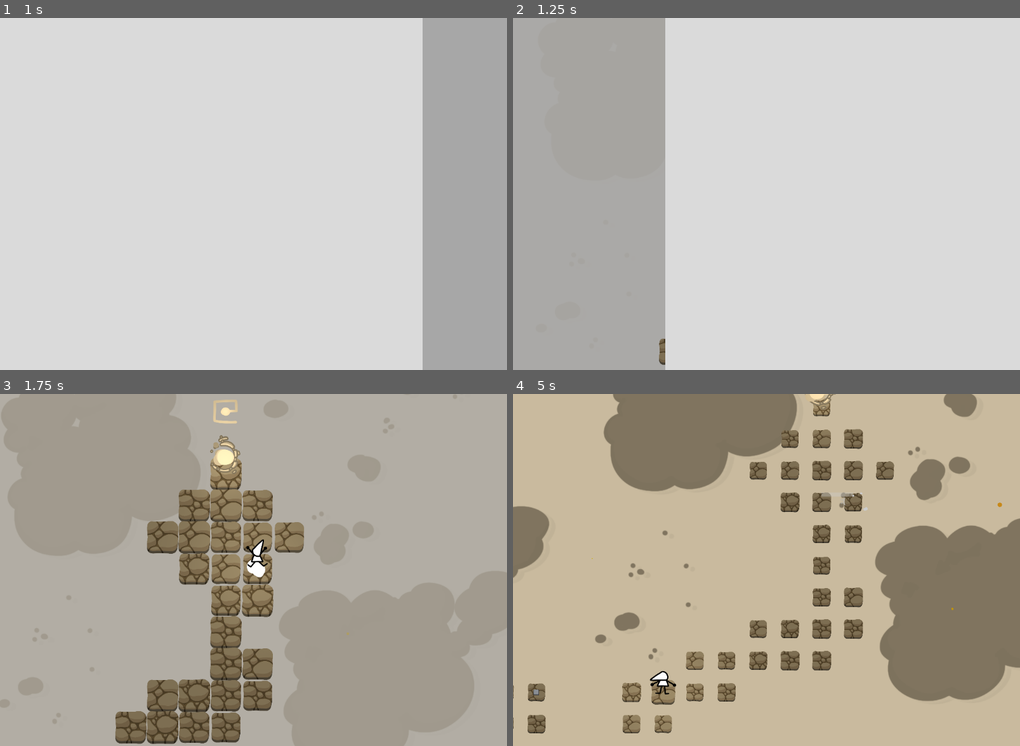
Above: before the commit, frames 1-4 (two rows, left to right).
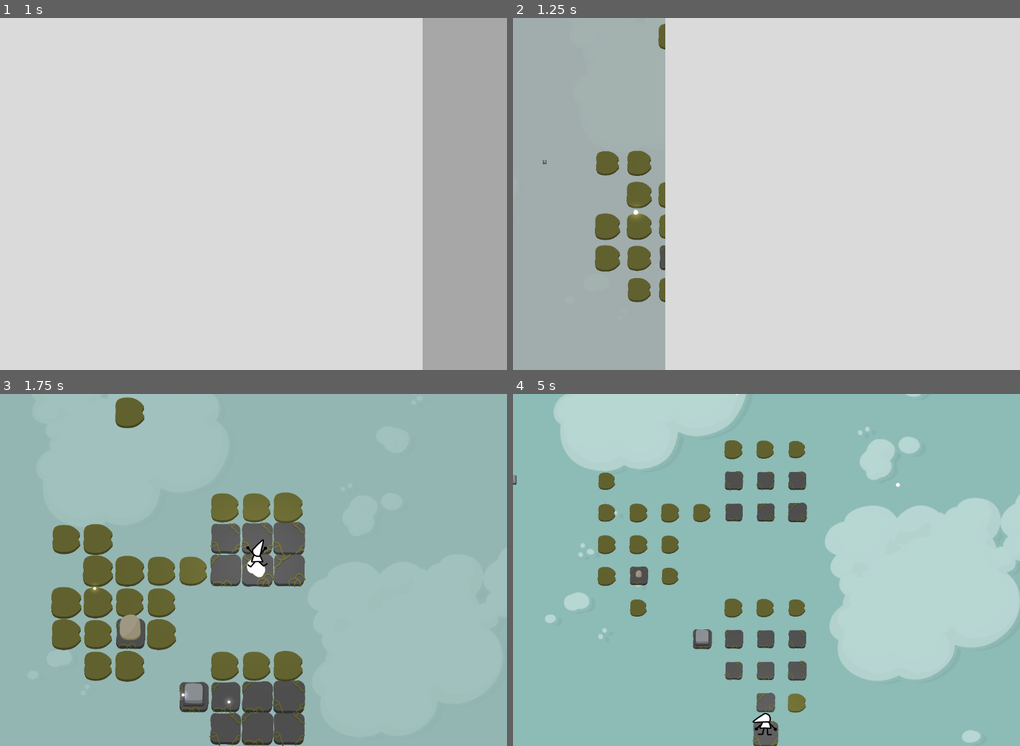
Above: after the commit, the same moments.

Repository: aznoqmous/gameoff-2024
Game: Godot game, scene res://scenes/main.tscn
Two runs of this game, one before a commit and one after it. Both use one fixed random seed, a clock stepped at 60 frames per second and the inputs below.
Inputs (mouse positions are in pixels of both pictures, inside the frame that each line leads up to):
- Up to frame 1 (1 s): click "PLAY" at 0.5 s
- Up to frame 2 (1.25 s): no input
- Up to frame 3 (1.75 s): move the mouse to (365, 552) at 1.27 s; hold Right (MoveRight) from 1.28 s (still down); tap Space (SwitchMode) at 1.35 s; click (365, 552) at 1.42 s
- Up to frame 4 (5 s): move the mouse to (665, 587) at 2.02 s; release Right (MoveRight) at 2.03 s; hold Down (MoveDown) 2.03-2.78 s; tap Space (SwitchMode) every 0.75 s from 2.1 to 4.35 s; move the mouse to (817, 492) at 2.77 s; hold Right (MoveRight) 2.78-3.53 s; move the mouse to (741, 640) at 3.52 s; hold Up (MoveUp) 3.53-4.28 s; click (741, 640) at 3.67 s; move the mouse to (918, 622) at 4.27 s; hold Left (MoveLeft) from 4.28 s (still down); tap R (Reset) at 4.9 s

Frame 1 is identical in both runs. In frame 2, 2.9% of the frame differs, in the area x 5-31%, y 1-99%; in frame 3, 98%; in frame 4, 100%, in the area x 0-100%, y 0-100%.

Commit message:
added end spell + fixed lilipads reset

Diff:
--- a/scenes/game.tscn
+++ b/scenes/game.tscn
@@ -6,7 +6,6 @@
 [ext_resource type="Script" path="res://scripts/managers/audio_manager.gd" id="2_8fmnl"]
 [ext_resource type="TileSet" uid="uid://bovlkgk6cwuhx" path="res://resources/tilemaps/game.tres" id="2_4554k"]
 [ext_resource type="PackedScene" uid="uid://dck8r017nkhwg" path="res://scenes/uis/settings_menu.tscn" id="2_exl6d"]
-[ext_resource type="PackedScene" uid="uid://dhgprbkhapw2i" path="res://scenes/items/button.tscn" id="5_3j3c6"]
 [ext_resource type="PackedScene" uid="uid://mous3wbqqboo" path="res://scenes/environments/parallax_background.tscn" id="5_6jx2f"]
 [ext_resource type="PackedScene" uid="uid://44ius7w12rme" path="res://scenes/levels/nature/level_nature_teacher.tscn" id="10_pwtql"]
 [ext_resource type="Texture2D" uid="uid://rrc3srj3ranm" path="res://resources/sprites/point.png" id="11_uslv7"]
@@ -50,7 +49,7 @@
 visible = false
 
 [node name="Player" parent="." instance=ExtResource("1_2la08")]
-position = Vector2(21120, -1920)
+position = Vector2(1680, -11280)
 
 [node name="Camera2D" type="Camera2D" parent="Player"]
 zoom = Vector2(0.3, 0.3)
@@ -99,9 +98,6 @@
 [node name="Items" type="Node2D" parent="Terrain"]
 y_sort_enabled = true
 
-[node name="Button" parent="Terrain/Items" instance=ExtResource("5_3j3c6")]
-position = Vector2(1680, -5040)
-
 [node name="Stones" type="Node2D" parent="Terrain"]
 y_sort_enabled = true
 
--- a/scenes/levels/sanctuary.tscn
+++ b/scenes/levels/sanctuary.tscn
@@ -7,6 +7,9 @@
 [node name="Sanctuary" type="Node2D"]
 script = ExtResource("1_8i553")
 level_config = ExtResource("2_u64y5")
+
+[node name="Spawn" type="Node2D" parent="."]
+position = Vector2(0, 240)
 
 [node name="TileMapLayer" type="TileMapLayer" parent="."]
 z_index = -2
--- a/scenes/player.tscn
+++ b/scenes/player.tscn
@@ -34,6 +34,7 @@
 [ext_resource type="AudioStream" uid="uid://b1dwob2aiymys" path="res://resources/audio/SFX/Player_Fall-001.wav" id="22_4ak1h"]
 [ext_resource type="AudioStream" uid="uid://bmwagaf2yfeo6" path="res://resources/audio/SFX/Cast_Fail.wav" id="22_8tjp5"]
 [ext_resource type="AudioStream" uid="uid://b0cvee73o8d4q" path="res://resources/audio/SFX/Magic_Tornado-003.wav" id="22_h07y1"]
+[ext_resource type="Script" path="res://scripts/spells/the_end.gd" id="25_dru6i"]
 [ext_resource type="Script" path="res://scripts/audio_list.gd" id="26_rn3mj"]
 [ext_resource type="AudioStream" uid="uid://hwatu7tqxtyo" path="res://resources/audio/SFX/Player_Move_Magic-002.wav" id="28_uoi1o"]
 [ext_resource type="AudioStream" uid="uid://bqfpjqjohryex" path="res://resources/audio/SFX/Player_Move_Magic-003.wav" id="29_kjqr4"]
@@ -1048,6 +1049,9 @@
 stream = SubResource("AudioStreamRandomizer_xr5cy")
 bus = &"SFX"
 
+[node name="TheEnd" type="Node" parent="Spells"]
+script = ExtResource("25_dru6i")
+
 [node name="Audio" type="Node2D" parent="."]
 
 [node name="CastMoveAudio" type="AudioStreamPlayer2D" parent="Audio"]
--- a/scripts/game.gd
+++ b/scripts/game.gd
@@ -184,9 +184,11 @@
 	else:
 		player.set_current_position(current_level.position)
 
+var is_end_level = false
 func handle_activate_symbol():
 	print("ACTIVATED")
 	player.targetPositions.clear()
+	player.clear_cast()
 	for altar_symbol in symbols:
 		print(altar_symbol.is_active())
 		if not altar_symbol.is_active():
@@ -194,3 +196,4 @@
 			return
 	print("COMPLETED !")
 	player.set_current_position(sanctuary_end.position)
+	is_end_level = true
--- a/scripts/player.gd
+++ b/scripts/player.gd
@@ -125,7 +125,9 @@
 			add_cast_position(get_last_position(), Vector2(0,0))
 			animationPlayer.play("Cast")
 	if Input.is_action_just_pressed("Reset"):
+		clear_cast()
 		game.reset_level()
+		leave_tile_position = get_last_position()
 
 func handle_movement_events(event: InputEvent):
 	if "axis_value" in event:
@@ -252,7 +254,7 @@
 	for spell in spells:
 		for trail in spell.trails:
 			if trail == spellCanvas or trail == spellMask:
-				if spell.has("spell"):
+				if spell.has("spell") and spell.spell.is_available():
 					casted = true
 					spell.spell.cast(trail)
 
@@ -307,8 +309,8 @@
 @onready var jump: Jump = $Spells/Jump
 @onready var spawn_plant: SpawnPlant = $Spells/SpawnPlant
 @onready var spawn_stone: SpawnStone = $Spells/SpawnStone
-@onready var spawn_energy_ball: SpawnEnergyBall = $Spells/SpawnEnergyBall
 @onready var spawn_tornado: SpawnTornado = $Spells/SpawnTornado
+@onready var the_end: TheEnd = $Spells/TheEnd
 @onready var spells = [
 	{
 		"name": "Jump",
@@ -340,21 +342,19 @@
 		"spell": spawn_stone
 	},
 	{
-		"name": "EnergyBall",
-		"trails": [
-			[[0, 3, 0], [2, 1, 4], [0, 5, 0], [0, 6, 0]],
-			[[0, 3, 0], [4, 1, 2], [0, 5, 0], [0, 6, 0]]
-		],
-		"rotate": true,
-		"spell": spawn_energy_ball
-	},
-	{
 		"name": "Tornado",
 		"trails": [
 			[[4, 3, 2], [5, 1, 0], [0, 6, 0]]
 		],
 		"rotate": false,
 		"spell": spawn_tornado
+	},
+	{
+		"name": "The end",
+		"trails": [
+			[[0, 6, 0], [3, 5, 1], [0, 4, 0]]
+		],
+		"spell": the_end
 	}
 ]
 func rotate_array(arr) -> Array:
--- a/scripts/spells/_spell.gd
+++ b/scripts/spells/_spell.gd
@@ -5,8 +5,11 @@
 @onready var game: Game = $"../../.."
 @onready var audio: AudioStreamPlayer = $Audio
 
+func is_available()->bool:
+	return true
+
 func cast(trail: Array):
-	audio.play()
+	if audio: audio.play()
 	_perform(trail)
 
 func _perform(trail: Array): pass
--- /dev/null
+++ b/scripts/spells/the_end.gd
@@ -0,0 +1,8 @@
+class_name TheEnd
+extends Spell
+
+func _perform(trail: Array):
+	print("lol !")
+
+func is_available()->bool:
+	return game.is_end_level
--- a/scripts/tile.gd
+++ b/scripts/tile.gd
@@ -30,7 +30,6 @@
 
 func bump():
 	scale = Vector2.ONE * 0.5
-
 
 func update_memory(playerPosition: Vector2):
 	if position.distance_to(player.position) < game.tileSize * player.sightRadius:
@@ -93,4 +92,3 @@
 	if not breakable: return
 	_destroy = true
 	game.set_tile_at_position(position/game.tileSize, null)
-	pass
Not shown: 1 places in scenes/game.tscn that only renumber resources
Not shown: 1 places in scenes/player.tscn that only renumber resources
